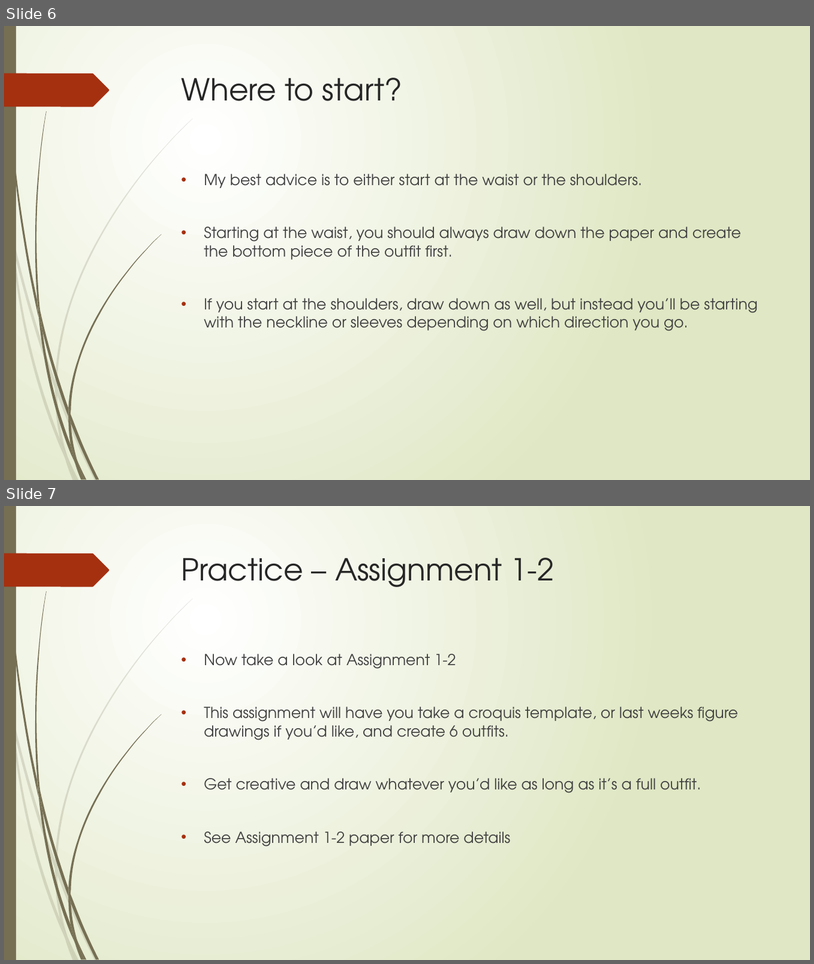
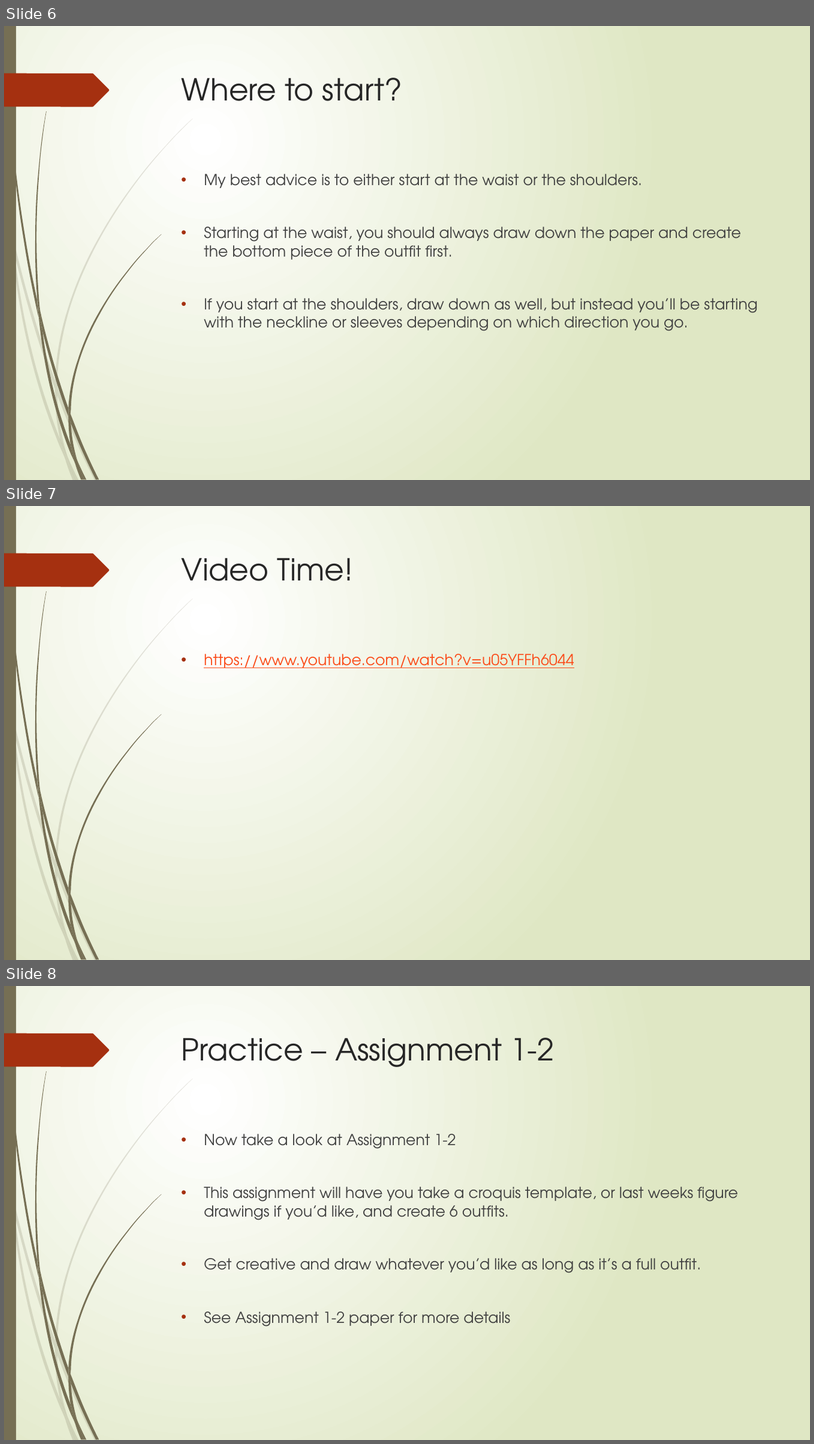
Before and after one commit to SammyKipp/FashionDesignCurriculum, a slide deck: Unit 1 - Figure Drawing and Illustration/Lesson 1.2.pptx. Shown one above the other, each under a label of ours: slides 6 and 7 before the commit, slides 6, 7 and 8 after it. The pictures are 814x964 and 814x1444 pixels, drawn with LibreOffice and Linux fonts; fonts in the diff are those of the drawing. Boxes give left, top, right and bottom in pixels: in the first picture for what was removed or moved away, otherwise in the second. Text is boxed around its words. In the diff, an @@ line names an element or a change of style, - is before the commit and + after.

Commit message:
added videos to lessons

```diff
--- a/Unit 1 - Figure Drawing and Illustration/Lesson 1.2.pptx
+++ b/Unit 1 - Figure Drawing and Illustration/Lesson 1.2.pptx
@@ slide 7 added at bbox=[4, 506, 810, 960], background gradient #FFFFFF to #DFE8C4; not listed: 24 template elements that a slide beside it also shows @@
@@ title added at bbox=[182, 558, 353, 581], 36 pt, text #262626 @@
+Video Time!
@@ text added at bbox=[204, 654, 575, 668], 18 pt, text #FB4A18, underline @@
+• https://www.youtube.com/watch?v=u05YFFh6044
@@ what was slide 7 is now slide 8 @@
```
Also in this commit, not shown: 2 other files.
